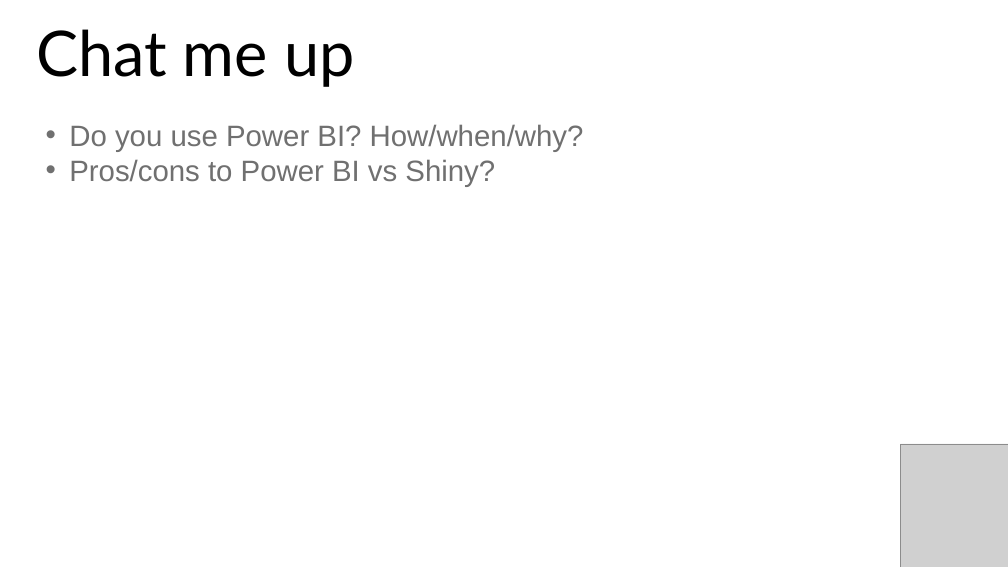
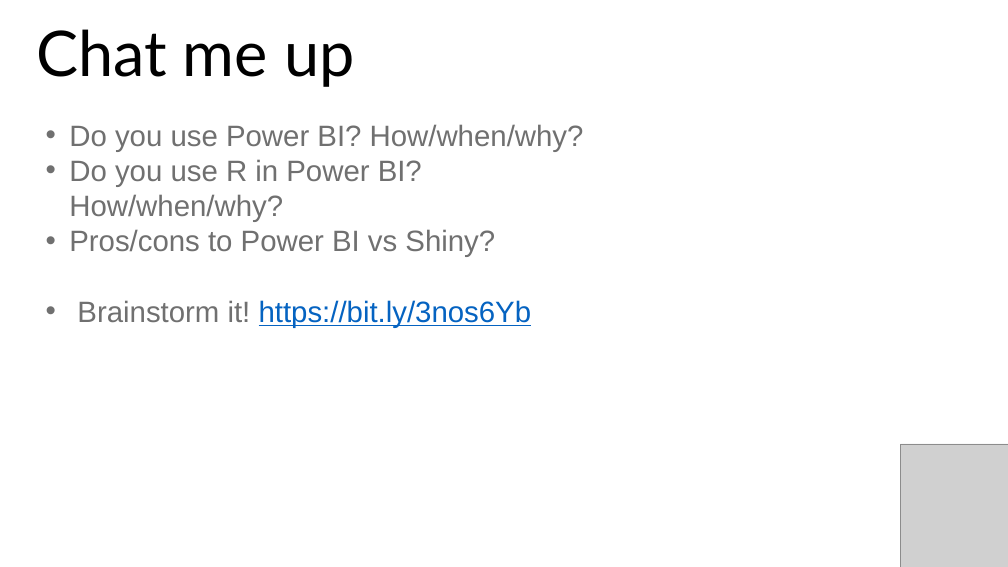
Before and after one commit to stringfestdata/satrday-r-power-bi, a slide deck: slide 3 of satrday-r-power-bi.pptx. Drawn at 1008x567 pixels with LibreOffice and Linux fonts; fonts in the diff are those of the drawing; grey boxes stand for pictures. Boxes give left, top, right and bottom in pixels: in the first picture for what was removed or moved away, otherwise in the second. Text is boxed around its words. In the diff, an @@ line names an element or a change of style, - is before the commit and + after.

```diff
--- a/satrday-r-power-bi.pptx
+++ b/satrday-r-power-bi.pptx
@@ text at (69,159,422,222): paragraph added @@
+• Do you use R in Power BI? How/when/why?
@@ text at (77,300,532,328): paragraph added @@
+• Brainstorm it! https://bit.ly/3nos6Yb
```
Also in this commit, not shown: 3 other slides changed, 2 slides added, 7 slides removed, 12 other files.
